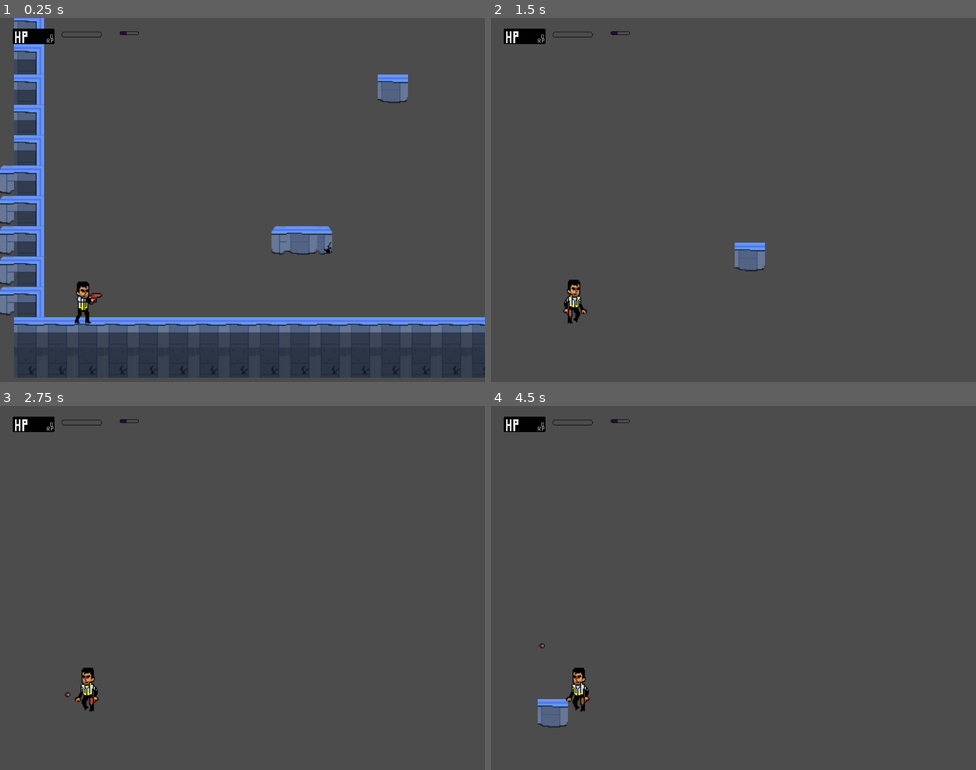
Above: before the commit, frames 1-4 (two rows, left to right).
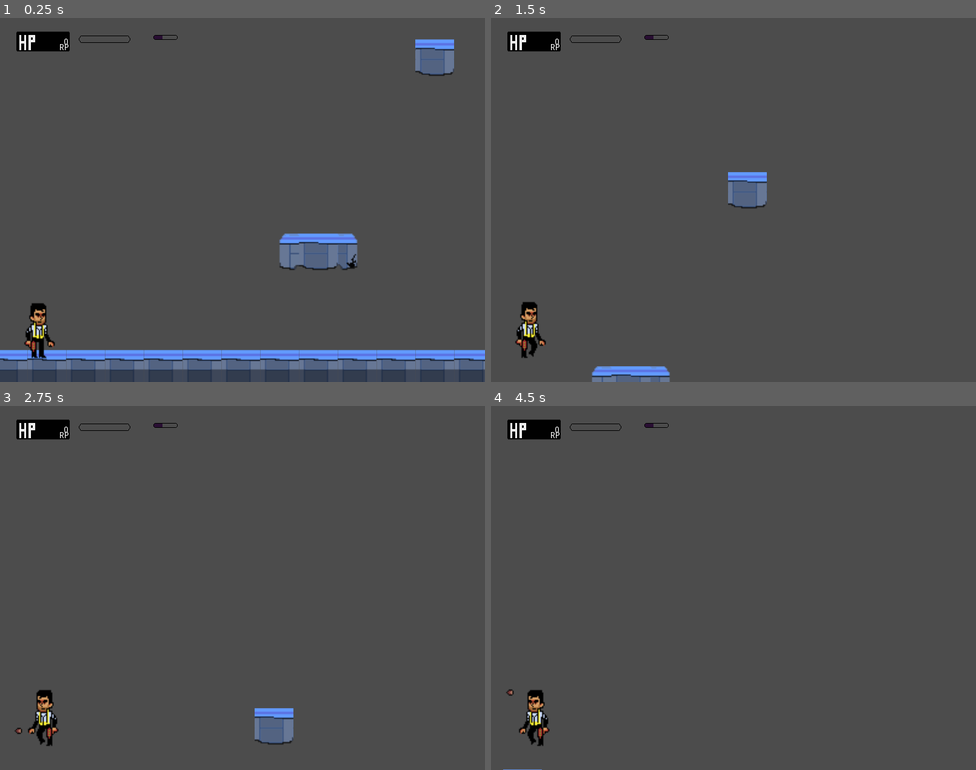
Above: after the commit, the same moments.

Repository: crisleiva/Brackeys
Game: Godot game, scene res://Scenes/MainScene.tscn
Two runs of this game, one before a commit and one after it. Both use one fixed random seed, a clock stepped at 60 frames per second and the inputs below. The project has no main scene, so this scene is started directly.
Inputs:
- Up to frame 1 (0.25 s): no input
- Up to frame 2 (1.5 s): tap Enter at 0.5 s; hold Space (shoot) 0.53-1.28 s; hold D (move_right) from 0.53 s (still down); tap W (jump) at 0.77, 0.8, 1.07, 1.35 s
- Up to frame 3 (2.75 s): tap W (jump) at 1.52, 1.82, 2.3 s; tap Space (shoot) at 1.55 s; release D (move_right) at 2.03 s; hold A (move_left) from 2.03 s (still down); hold Space (shoot) from 2.03 s (still down)
- Up to frame 4 (4.5 s): release A (move_left) at 2.78 s; release Space (shoot) at 2.78 s; hold D (move_right) 2.78-4.28 s; tap Space (shoot) at 2.85, 4.35 s; tap W (jump) at 3.02, 3.32 s; hold W (jump) 3.53-4.28 s; hold A (move_left) from 4.28 s (still down)

The runs differ from the first frame. In frame 1, 23% of the frame differs, in the area x 0-100%, y 0-100%; in frame 2, 3.4%; in frame 3, 2.3%; in frame 4, 1.9%.

Commit message:
added state machine, but needs more fixing

Diff:
--- a/Scenes/Actors/Character.tscn
+++ b/Scenes/Actors/Character.tscn
@@ -1,10 +1,11 @@
-[gd_scene load_steps=28 format=2]
+[gd_scene load_steps=29 format=2]
 
 [ext_resource path="res://Scripts/Actors/Character.gd" type="Script" id=1]
 [ext_resource path="res://Assets/Sprites/Terry-Sheet.png" type="Texture" id=2]
 [ext_resource path="res://Assets/Sprites/Terry-shoot-Sheet.png" type="Texture" id=3]
 [ext_resource path="res://Assets/Sprites/Terry-jump-Sheet.png" type="Texture" id=4]
 [ext_resource path="res://Assets/Sprites/Terry-run-Sheet.png" type="Texture" id=5]
+[ext_resource path="res://Scripts/States/PlayerState.gd" type="Script" id=6]
 
 [sub_resource type="CapsuleShape2D" id=1]
 height = 0.0
@@ -41,95 +42,95 @@
 
 [sub_resource type="AtlasTexture" id=8]
 flags = 4
-atlas = ExtResource( 3 )
-region = Rect2( 40, 0, 40, 54 )
+atlas = ExtResource( 4 )
+region = Rect2( 100, 0, 50, 60 )
 
 [sub_resource type="AtlasTexture" id=9]
 flags = 4
-atlas = ExtResource( 3 )
-region = Rect2( 80, 0, 40, 54 )
+atlas = ExtResource( 4 )
+region = Rect2( 150, 0, 50, 60 )
 
 [sub_resource type="AtlasTexture" id=10]
 flags = 4
-atlas = ExtResource( 3 )
-region = Rect2( 120, 0, 40, 54 )
+atlas = ExtResource( 4 )
+region = Rect2( 200, 0, 50, 60 )
 
 [sub_resource type="AtlasTexture" id=11]
 flags = 4
-atlas = ExtResource( 3 )
-region = Rect2( 160, 0, 40, 54 )
-
-[sub_resource type="AtlasTexture" id=22]
-flags = 4
-atlas = ExtResource( 3 )
+atlas = ExtResource( 5 )
 region = Rect2( 0, 0, 40, 54 )
 
 [sub_resource type="AtlasTexture" id=12]
 flags = 4
 atlas = ExtResource( 5 )
-region = Rect2( 0, 0, 40, 54 )
+region = Rect2( 40, 0, 40, 54 )
 
 [sub_resource type="AtlasTexture" id=13]
 flags = 4
 atlas = ExtResource( 5 )
-region = Rect2( 40, 0, 40, 54 )
+region = Rect2( 80, 0, 40, 54 )
 
 [sub_resource type="AtlasTexture" id=14]
 flags = 4
 atlas = ExtResource( 5 )
-region = Rect2( 80, 0, 40, 54 )
+region = Rect2( 120, 0, 40, 54 )
 
 [sub_resource type="AtlasTexture" id=15]
 flags = 4
 atlas = ExtResource( 5 )
-region = Rect2( 120, 0, 40, 54 )
+region = Rect2( 160, 0, 40, 54 )
 
 [sub_resource type="AtlasTexture" id=16]
 flags = 4
 atlas = ExtResource( 5 )
-region = Rect2( 160, 0, 40, 54 )
+region = Rect2( 200, 0, 40, 54 )
 
 [sub_resource type="AtlasTexture" id=17]
 flags = 4
-atlas = ExtResource( 5 )
-region = Rect2( 200, 0, 40, 54 )
+atlas = ExtResource( 3 )
+region = Rect2( 40, 0, 40, 54 )
 
 [sub_resource type="AtlasTexture" id=18]
 flags = 4
-atlas = ExtResource( 4 )
-region = Rect2( 100, 0, 50, 60 )
+atlas = ExtResource( 3 )
+region = Rect2( 80, 0, 40, 54 )
 
 [sub_resource type="AtlasTexture" id=19]
 flags = 4
-atlas = ExtResource( 4 )
-region = Rect2( 150, 0, 50, 60 )
+atlas = ExtResource( 3 )
+region = Rect2( 120, 0, 40, 54 )
 
 [sub_resource type="AtlasTexture" id=20]
 flags = 4
-atlas = ExtResource( 4 )
-region = Rect2( 200, 0, 50, 60 )
+atlas = ExtResource( 3 )
+region = Rect2( 160, 0, 40, 54 )
 
-[sub_resource type="SpriteFrames" id=21]
+[sub_resource type="AtlasTexture" id=21]
+flags = 4
+atlas = ExtResource( 3 )
+region = Rect2( 0, 0, 40, 54 )
+
+[sub_resource type="SpriteFrames" id=22]
 animations = [ {
 "frames": [ SubResource( 2 ), SubResource( 3 ), SubResource( 4 ), SubResource( 5 ), SubResource( 6 ), SubResource( 7 ) ],
 "loop": true,
 "name": "idle",
 "speed": 2.5
 }, {
-"frames": [ SubResource( 8 ), SubResource( 9 ), SubResource( 10 ), SubResource( 11 ), SubResource( 22 ) ],
+"frames": [ SubResource( 8 ), SubResource( 9 ), SubResource( 10 ) ],
 "loop": true,
-"name": "shoot",
-"speed": 10.0
+"name": "jump",
+"speed": 5.0
 }, {
-"frames": [ SubResource( 12 ), SubResource( 13 ), SubResource( 14 ), SubResource( 15 ), SubResource( 16 ), SubResource( 17 ) ],
+"frames": [ SubResource( 11 ), SubResource( 12 ), SubResource( 13 ), SubResource( 14 ), SubResource( 15 ), SubResource( 16 ) ],
 "loop": true,
 "name": "run",
 "speed": 5.0
 }, {
-"frames": [ SubResource( 18 ), SubResource( 19 ), SubResource( 20 ) ],
+"frames": [ SubResource( 17 ), SubResource( 18 ), SubResource( 19 ), SubResource( 20 ), SubResource( 21 ) ],
 "loop": true,
-"name": "jump",
-"speed": 5.0
+"name": "shoot",
+"speed": 1.0
 } ]
 
 [node name="Character" type="KinematicBody2D"]
@@ -144,10 +145,9 @@
 
 [node name="AnimatedSprite" type="AnimatedSprite" parent="."]
 position = Vector2( -0.235962, -4.48341 )
-frames = SubResource( 21 )
+frames = SubResource( 22 )
 animation = "shoot"
-frame = 3
-playing = true
+frame = 1
 
 [node name="Muzzle" type="Position2D" parent="."]
 position = Vector2( 11.8888, -3.12153 )
@@ -167,3 +167,6 @@
 position = Vector2( 0, -1 )
 scale = Vector2( 1, 0.2 )
 enabled = true
+
+[node name="PlayerState" type="Node2D" parent="."]
+script = ExtResource( 6 )
--- a/Scenes/MainScene.tscn
+++ b/Scenes/MainScene.tscn
@@ -180,6 +180,7 @@
 7/z_index = 0
 
 [node name="MainScene" type="Node2D"]
+position = Vector2( 1, -8 )
 
 [node name="TileMap" type="TileMap" parent="."]
 position = Vector2( -5.04535, -174.906 )
--- a/Scripts/Actors/Character.gd
+++ b/Scripts/Actors/Character.gd
@@ -5,24 +5,34 @@
 #Preloading Bullet + Distortion Enemy
 onready var REWIND = preload("res://Scenes/Misc/Bullet.tscn")
 onready var DIST = preload("res://Scenes/Actors/Distortion.tscn")
-#Readying up Raycast to detect ground collision
+# Readying up Raycast to detect ground collision
 onready var raycasts = $RayCasts
+onready var anim_player = $AnimatedSprite
 # Two health variables to be used by our GUI
 export var max_health = 6
 export var max_r_protect = 5
 var health = max_health
-#Timer that helps with bullet delay
+# Timer that helps with bullet delay
 var timer = null
 var bullet_delay = 1
 var can_shoot = true
-enum {ALIVE, DEAD}
+# State machine
+
 #Constants and vars added for our movement
 const RUN_SPEED = 5 * 32
 const JUMP_POWER = -400
-const GRAVITY = 1200
 const SLOPE_STOP = 64
+var gravity
 var is_grounded
+var is_jumping = false
+
 var velocity = Vector2()
+
+var max_jump_height = 2.25 * Globals.TILE_SIZE
+var min_jump_height = 0.8 * Globals.TILE_SIZE
+var jump_duration = 0.5
+var max_jump_velo
+var min_jump_velo
 #Weapon switching and damage numbers.
 var damage = 0
 var can_rewind = false
@@ -39,7 +49,7 @@
 
 
 #Our movement function
-func _get_input():
+func _handle_move_input():
 	# Will return a negative or positive number which will then be interpolated into velocity
 	var move_direction = -int(Input.is_action_pressed("move_left")) + int(Input.is_action_pressed("move_right"))
 	velocity.x = lerp(velocity.x, RUN_SPEED * move_direction, 0.2)
@@ -57,14 +67,27 @@
 		$AnimatedSprite.flip_h = false
 		if sign($Muzzle.position.x) == -1:
 			$Muzzle.position *= -1
+
+	if Input.is_action_pressed("shoot") && can_shoot:
+		$AnimatedSprite.play("shoot")
+		shoot()
 	else:
 		$AnimatedSprite.stop()
-	if Input.is_action_pressed("shoot") && can_shoot:
-		shoot()
 
+func _input(event):
+	print("in input event")
+	if event.is_action_pressed("jump") && is_grounded:
+		velocity.y = max_jump_velo
+		print("jump")
+
+	if event.is_action_released("jump") && velocity.y < min_jump_velo:
+		velocity.y = min_jump_velo
+		is_jumping = true
+
+	#add logic to stop a plyer from double jumping LOL
 # Shoot creates a new instance of our bullet and creates the position
 func shoot():
-	$AnimatedSprite.play("shoot")
+
 	var bullet = REWIND.instance()
 	if sign($Muzzle.position.x) == 1:
 		bullet.set_direction(1)
@@ -76,17 +99,13 @@
 	can_shoot = false
 	timer.start()
 
-# Input that detects when an event is being used. Use is for jump and ground detection plus idle
-func _input(event):
-	if event.is_action_pressed("jump") && is_grounded:
-		$AnimatedSprite.play("jump")
-		velocity.y = JUMP_POWER
-	else:
-		$AnimatedSprite.play("idle")
-
-
 # Called when the node enters the scene tree for the first time.
 func _ready():
+	gravity = 2 * max_jump_height / pow(jump_duration, 2)
+	max_jump_velo = -sqrt(2 * gravity * max_jump_height)
+	min_jump_velo = -sqrt(2 * gravity * min_jump_height)
+
+	# Timer that creates our bullet delay
 	timer = Timer.new()
 	timer.one_shot = true
 	timer.wait_time = bullet_delay
@@ -103,8 +122,14 @@
 
 # Called every frame. 'delta' is the elapsed time since the previous frame.
 func _physics_process(delta):
-	_get_input()
-	velocity.y += GRAVITY * delta
+	_handle_move_input()
+
+func _apply_movement():
+	if is_jumping && velocity.y >= 0:
+		is_jumping = false
+
+func _apply_gravity(delta):
+	velocity.y += gravity * delta
 	velocity = move_and_slide(velocity, Vector2(0, -1), SLOPE_STOP)
 	is_grounded = _check_is_grounded()
 
--- /dev/null
+++ b/Scripts/Singleton/Globals.gd
@@ -0,0 +1,4 @@
+extends Node
+
+
+const TILE_SIZE = 32
--- /dev/null
+++ b/Scripts/States/PlayerState.gd
@@ -0,0 +1,63 @@
+extends "res://Scripts/States/StateMachine.gd"
+
+
+# Declare member variables here. Examples:
+# var a = 2
+# var b = "text"
+
+
+# Called when the node enters the scene tree for the first time.
+func _ready():
+	add_state("idle")
+	add_state("run")
+	add_state("jump")
+	add_state("shoot")
+	add_state("fall")
+	call_deferred("set_state", states.idle)
+# Input that detects when an event is being used. Use is for jump and ground detection plus idle
+
+
+func _state_logic(delta):
+	parent._handle_move_input()
+	parent._apply_movement()
+	parent._apply_gravity(delta)
+
+func _get_transition(delta):
+	match state:
+		states.idle:
+			if !parent.is_on_floor():
+				if parent.velocity.y < 0:
+					return states.jump
+				elif parent.velocity.y > 0 :
+					return states.fall
+			elif parent.velocity.x != 0:
+				return states.run
+		states.run:
+			if !parent.is_on_floor():
+				if parent.velocity.y < 0:
+					return states.jump
+				elif parent.velocity.y > 0:
+					return states.fall
+			elif parent.velocity.x == 0:
+				return states.idle
+		states.jump:
+			if parent.is_on_floor():
+				return states.idle
+			elif parent.velocity.y < 0:
+				return states.jump
+
+	return null
+
+func _enter_state(new_state, old_state):
+	match new_state:
+		states.idle:
+			parent.anim_player.play("idle")
+		states.run:
+			parent.anim_player.play("run")
+		states.jump:
+			parent.anim_player.play("jump")
+		states.fall:
+			parent.anim_player.play("fall")
+# Called every frame. 'delta' is the elapsed time since the previous frame.
+#func _process(delta):
+#	pass
--- /dev/null
+++ b/Scripts/States/StateMachine.gd
@@ -0,0 +1,50 @@
+extends Node
+class_name StateMachine
+
+var state = null
+var previous_state = null
+var states = {}
+onready var parent = get_parent()
+
+func _state_logic(delta):
+	pass
+
+func _get_transition(delta):
+	return null
+
+func _enter_state(new_state, old_state):
+	pass
+
+func _exit_state(old_state, new_state):
+	pass
+
+func set_state(new_state):
+	previous_state = state
+	state = new_state
+
+	if previous_state == null:
+		_exit_state(previous_state, new_state)
+	if new_state != null:
+		_enter_state(new_state, previous_state)
+
+func add_state(state_name):
+	states[state_name] = states.size()
+
+
+# Declare member variables here. Examples:
+# var a = 2
+# var b = "text"
+
+
+# Called when the node enters the scene tree for the first time.
+func _ready():
+	pass # Replace with function body.
+
+
+# Called every frame. 'delta' is the elapsed time since the previous frame.
+func _physics_process(delta):
+	if state != null:
+		_state_logic(delta)
+		var transition = _get_transition(delta)
+		if transition != null:
+			set_state(transition)
--- a/project.godot
+++ b/project.godot
@@ -8,9 +8,14 @@
 
 config_version=4
 
-_global_script_classes=[  ]
+_global_script_classes=[ {
+"base": "Node",
+"class": "StateMachine",
+"language": "GDScript",
+"path": "res://Scripts/States/StateMachine.gd"
+} ]
 _global_script_class_icons={
-
+"StateMachine": ""
 }
 
 [application]
@@ -18,9 +23,13 @@
 config/name="Brackeys 2020"
 config/icon="res://icon.png"
 
+[autoload]
+
+Globals="*res://Scripts/Singleton/Globals.gd"
+
 [display]
 
-window/size/height=768
+window/size/width=800
 window/size/resizable=false
 window/stretch/mode="2d"
 window/stretch/aspect="expand"
@@ -32,19 +41,22 @@
 "events": [ Object(InputEventKey,"resource_local_to_scene":false,"resource_name":"","device":0,"alt":false,"shift":false,"control":false,"meta":false,"command":false,"pressed":false,"scancode":69,"unicode":0,"echo":false,"script":null)
  ]
 }
+move_right={
+"deadzone": 0.5,
+"events": [ Object(InputEventKey,"resource_local_to_scene":false,"resource_name":"","device":0,"alt":false,"shift":false,"control":false,"meta":false,"command":false,"pressed":false,"scancode":16777233,"unicode":0,"echo":false,"script":null)
+, Object(InputEventKey,"resource_local_to_scene":false,"resource_name":"","device":0,"alt":false,"shift":false,"control":false,"meta":false,"command":false,"pressed":false,"scancode":68,"unicode":0,"echo":false,"script":null)
+ ]
+}
 move_left={
 "deadzone": 0.5,
 "events": [ Object(InputEventKey,"resource_local_to_scene":false,"resource_name":"","device":0,"alt":false,"shift":false,"control":false,"meta":false,"command":false,"pressed":false,"scancode":65,"unicode":0,"echo":false,"script":null)
- ]
-}
-move_right={
-"deadzone": 0.5,
-"events": [ Object(InputEventKey,"resource_local_to_scene":false,"resource_name":"","device":0,"alt":false,"shift":false,"control":false,"meta":false,"command":false,"pressed":false,"scancode":68,"unicode":0,"echo":false,"script":null)
+, Object(InputEventKey,"resource_local_to_scene":false,"resource_name":"","device":0,"alt":false,"shift":false,"control":false,"meta":false,"command":false,"pressed":false,"scancode":16777231,"unicode":0,"echo":false,"script":null)
  ]
 }
 jump={
 "deadzone": 0.5,
 "events": [ Object(InputEventKey,"resource_local_to_scene":false,"resource_name":"","device":0,"alt":false,"shift":false,"control":false,"meta":false,"command":false,"pressed":false,"scancode":87,"unicode":0,"echo":false,"script":null)
+, Object(InputEventKey,"resource_local_to_scene":false,"resource_name":"","device":0,"alt":false,"shift":false,"control":false,"meta":false,"command":false,"pressed":false,"scancode":16777232,"unicode":0,"echo":false,"script":null)
  ]
 }
 shoot={
